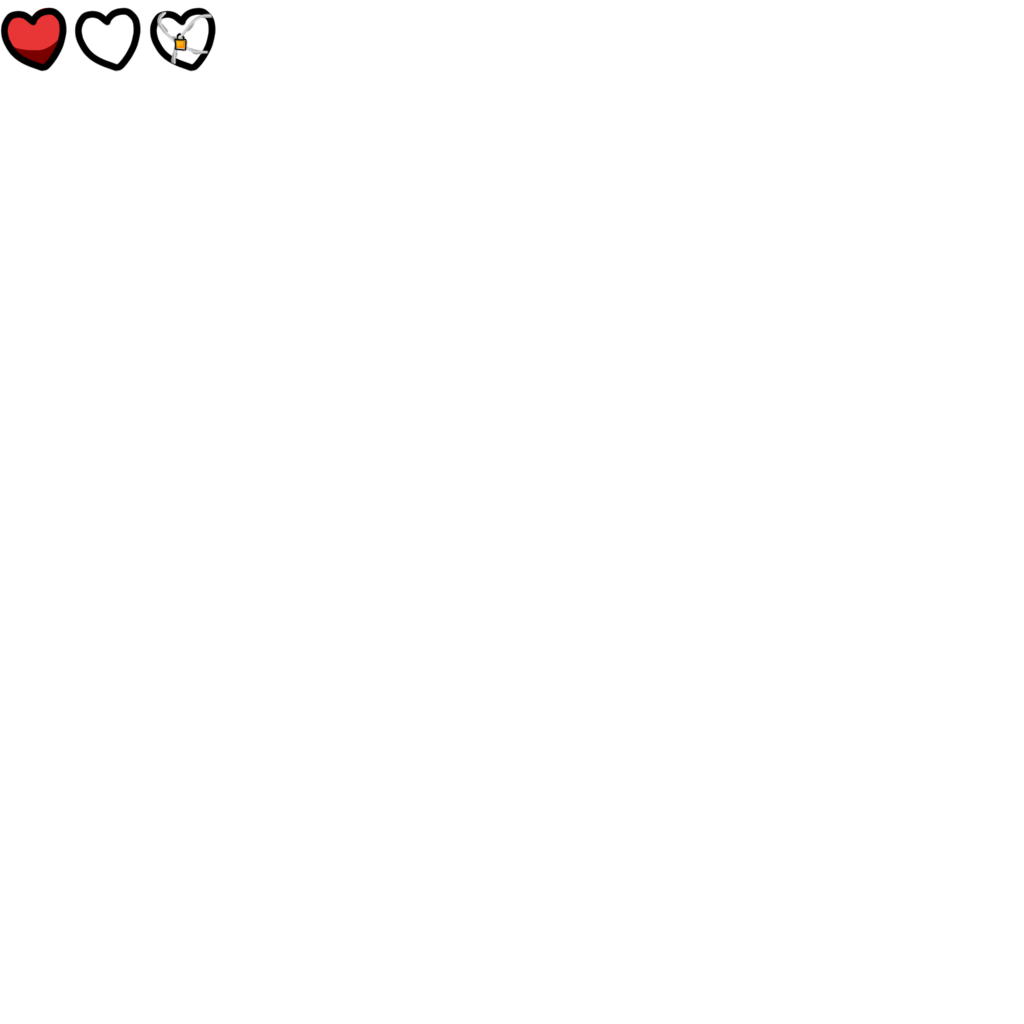
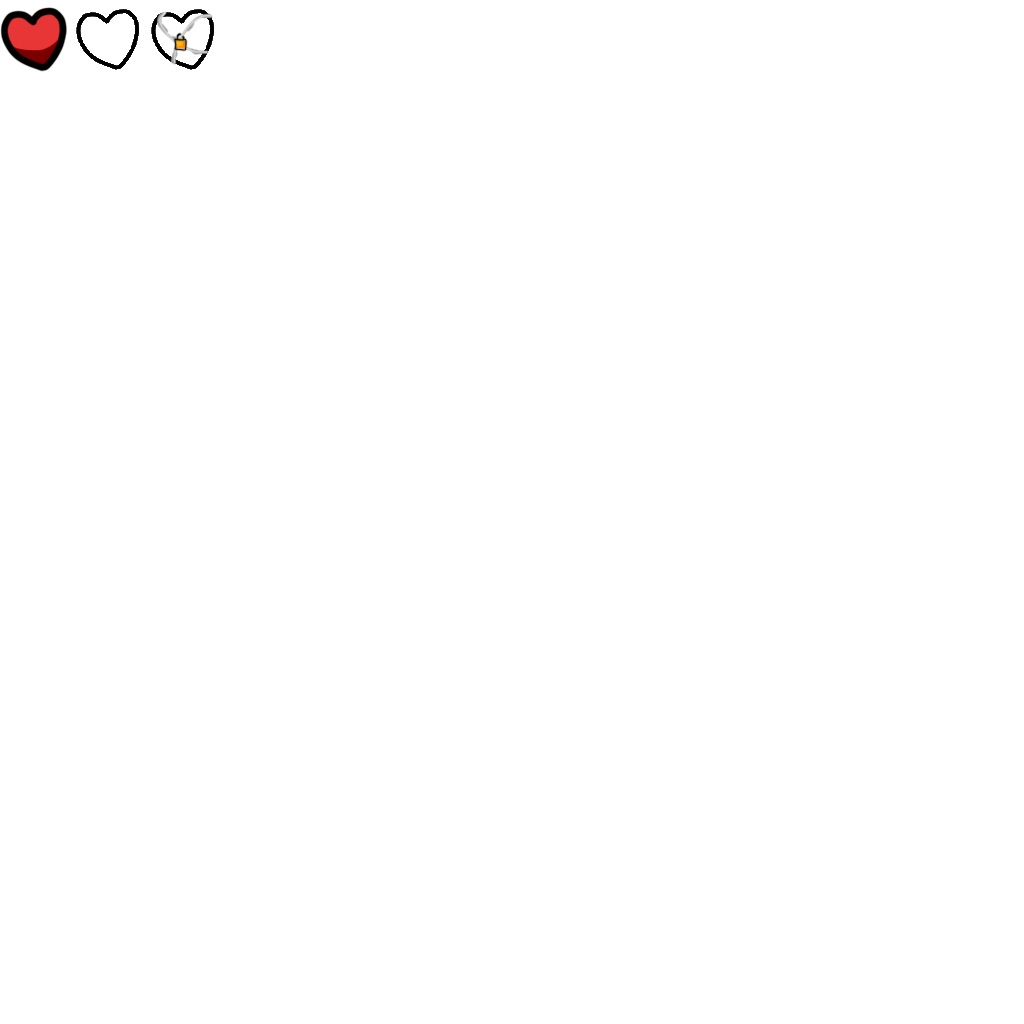
Layer changes from the first 1024x1024 image to the second:
pixels changed over [74, 7, 216, 72] (layer not identified)
